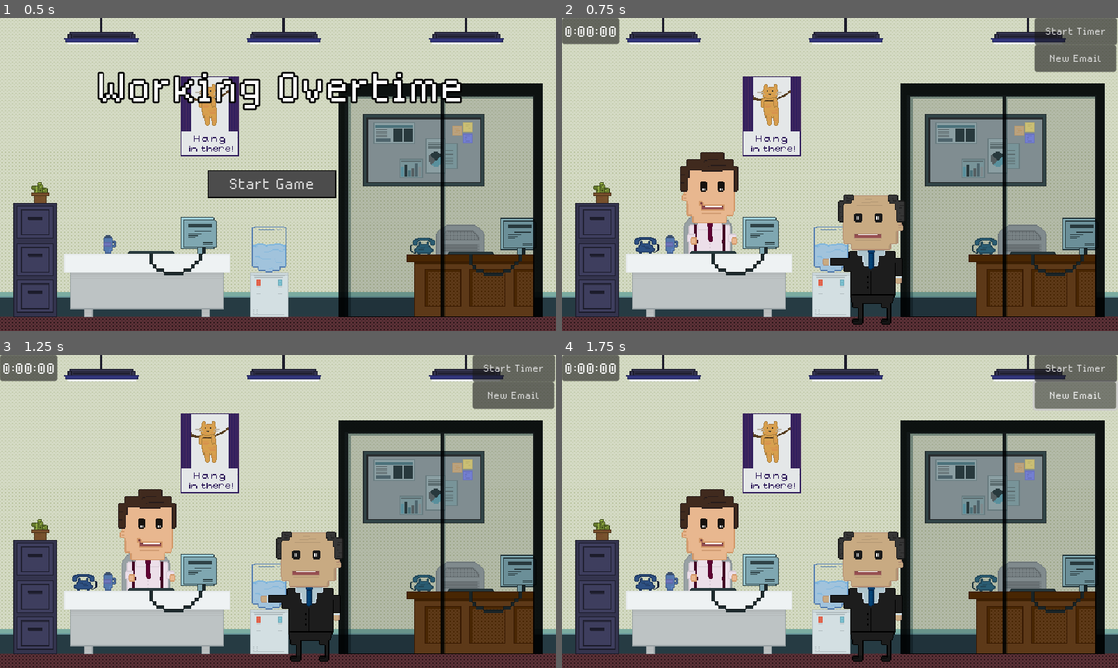
Above: before the commit, frames 1-4 (two rows, left to right).
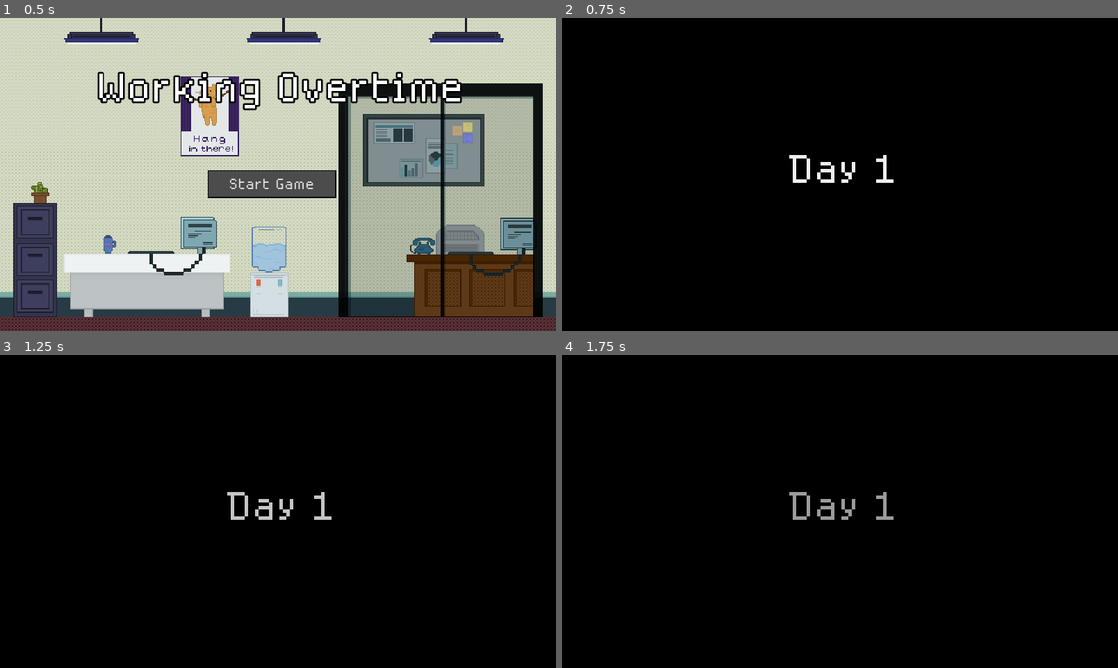
Above: after the commit, the same moments.

Repository: kelleralex04/Brackey-s-Game-Jam
Game: Godot game, scene res://Scenes/title.tscn
Two runs of this game, one before a commit and one after it. Both use one fixed random seed, a clock stepped at 60 frames per second and the inputs below.
Inputs:
- Up to frame 1 (0.5 s): no input
- Up to frame 2 (0.75 s): click "Start Game" at 0.5 s
- Up to frame 3 (1.25 s): no input
- Up to frame 4 (1.75 s): click "New Email" at 1.25 s

Frame 1 is identical in both runs. In frame 2, 96% of the frame differs, in the area x 0-100%, y 0-100%; in frame 3, 96%; in frame 4, 96%.

Commit message:
adds email tutorial

Diff:
--- a/Scenes/main.gd
+++ b/Scenes/main.gd
@@ -250,7 +250,7 @@
 	['Oh uh yes sir, I\'ll get right on it.', 0],
 	'email',
 ]
-@onready var event_index := 0
+@onready var event_index := 15
 @onready var speakers = [player_speech_label, boss_speech_label]
 @onready var tutorial_index := 0
 #@onready var tutorial := false
@@ -258,7 +258,7 @@
 #Other tasks: order lunch, hand out lunch
 
 func _ready() -> void:
-	#open_close([blocker, day_label], true)
+	open_close([blocker, day_label], true)
 	var line_edit = hour_picker.get_line_edit()
 	line_edit.context_menu_enabled = false
 	line_edit = minute_picker.get_line_edit()
@@ -284,16 +284,16 @@
 
 	populate_list(all_names)
 
-	#var tween1 = get_tree().create_tween()
-	#tween1.tween_property(day_label, "modulate:a", 0, 3)
-	#await get_tree().create_timer(2.0).timeout
-	#var tween2 = get_tree().create_tween()
-	#tween2.tween_property(blocker, "modulate:a", 0, 3)
-	#await get_tree().create_timer(2.0).timeout
-	#day_label.visible = false
-	#boss_speech.visible = true
-	#skip_typewriter = false
-	#boss_speak('Hey there, I had heard we had a new hire! Hope you\'re enjoying your first day at DigiTech Innovative Solutions Incorporated.')
+	var tween1 = get_tree().create_tween()
+	tween1.tween_property(day_label, "modulate:a", 0, 3)
+	await get_tree().create_timer(2.0).timeout
+	var tween2 = get_tree().create_tween()
+	tween2.tween_property(blocker, "modulate:a", 0, 3)
+	await get_tree().create_timer(2.0).timeout
+	day_label.visible = false
+	boss_speech.visible = true
+	skip_typewriter = false
+	boss_speak('Hey there, I had heard we had a new hire! Hope you\'re enjoying your first day at DigiTech Innovative Solutions Incorporated.')
 
 func _process(delta: float) -> void:
 	var remaining_time = timer.time_left
@@ -331,7 +331,7 @@
 		_on_new_email_pressed()
 		tutorial_index += 1
 	elif tutorial_index == 1:
-		open_close([pointer_1, boss_2, taskbar_panel, tutorial_panel_1], false)
+		open_close([pointer_1, tutorial_panel_1], false)
 		open_close([pointer_2, tutorial_panel_2], true)
 		tutorial_index += 1
 	elif tutorial_index == 2:
@@ -341,6 +341,14 @@
 	elif tutorial_index == 3:
 		pointer_3.visible = false
 		_on_email_icon_clicked()
+		$TutorialPanel3.visible = true
+		tutorial_index += 1
+	elif tutorial_index == 4:
+		$TutorialPanel3/TutorialLabel3.text = 'Make sure you copy everything exactly. This is an important week for Mr. Hawthorne so Nothing Can Go Wrong!'
+		tutorial_index += 1
+	elif tutorial_index == 5:
+		$TutorialPanel3.visible = false
+		blocker.visible = false
 
 func open_close(nodes: Array, open: bool):
 	for i in nodes:
@@ -423,6 +431,16 @@
 			break
 		else:
 			email_input.add_theme_color_override('font_color', Color(1, 1, 1))
+
+
+func _on_email_to_text_changed(new_text: String) -> void:
+	for i in range(new_text.length()):
+		if new_text[i] != email_recipient_label.text[i]:
+			email_to.add_theme_color_override('font_color', Color(1, 0, 0))
+			break
+		else:
+			email_to.add_theme_color_override('font_color', Color(1, 1, 1))
+
 
 func _on_desktop_clicked() -> void:
 	#if email_queue.size():
--- a/Scenes/main.tscn
+++ b/Scenes/main.tscn
@@ -152,7 +152,6 @@
 position = Vector2(97, 261)
 
 [node name="TaskbarPanel" type="Panel" parent="."]
-visible = false
 offset_left = 73.0
 offset_right = 281.0
 offset_bottom = 46.0
@@ -550,6 +549,58 @@
 texture = ExtResource("7_5cp4l")
 flip_h = true
 
+[node name="TutorialPanel3" type="Panel" parent="."]
+visible = false
+offset_left = 5.0
+offset_top = 118.0
+offset_right = 245.0
+offset_bottom = 255.0
+theme_override_styles/panel = SubResource("StyleBoxFlat_7arjl")
+
+[node name="TutorialLabel3" type="Label" parent="TutorialPanel3"]
+layout_mode = 1
+anchors_preset = 15
+anchor_right = 1.0
+anchor_bottom = 1.0
+offset_left = 8.0
+offset_right = -3.0
+grow_horizontal = 2
+grow_vertical = 2
+theme_override_colors/font_color = Color(0, 0, 0, 1)
+theme_override_font_sizes/font_size = 24
+text = "Fill in the correct information and hit the send button or your enter key to send the email."
+autowrap_mode = 2
+
+[node name="Pointer4" type="TextureRect" parent="."]
+visible = false
+offset_left = 17.0
+offset_top = 25.0
+offset_right = 49.0
+offset_bottom = 73.0
+texture = ExtResource("7_qr53j")
+
+[node name="TutorialPanel4" type="Panel" parent="."]
+visible = false
+offset_left = 61.0
+offset_top = 51.0
+offset_right = 301.0
+offset_bottom = 188.0
+theme_override_styles/panel = SubResource("StyleBoxFlat_7arjl")
+
+[node name="TutorialLabel4" type="Label" parent="TutorialPanel4"]
+layout_mode = 1
+anchors_preset = 15
+anchor_right = 1.0
+anchor_bottom = 1.0
+offset_left = 8.0
+offset_right = -3.0
+grow_horizontal = 2
+grow_vertical = 2
+theme_override_colors/font_color = Color(0, 0, 0, 1)
+theme_override_font_sizes/font_size = 24
+text = "Lastly, this is your remaining time for the day. You can add time by changing the difficulty in the main menu."
+autowrap_mode = 2
+
 [node name="PhonePanel" type="Panel" parent="."]
 visible = false
 offset_left = 1.0
@@ -780,6 +831,7 @@
 [connection signal="player_speech_finished" from="." to="." method="_on_player_speech_finished"]
 [connection signal="desktop_clicked" from="Desktop" to="." method="_on_desktop_clicked"]
 [connection signal="phone_clicked" from="Phone" to="." method="_on_phone_clicked"]
+[connection signal="text_changed" from="Screen/EmailTo" to="." method="_on_email_to_text_changed"]
 [connection signal="text_changed" from="Screen/EmailInput" to="." method="_on_email_input_text_changed"]
 [connection signal="text_changed" from="Screen/CalendarPanel/ContactSearch" to="." method="_on_contact_search_text_changed"]
 [connection signal="item_activated" from="Screen/CalendarPanel/ContactList" to="." method="_on_contact_list_item_activated"]
